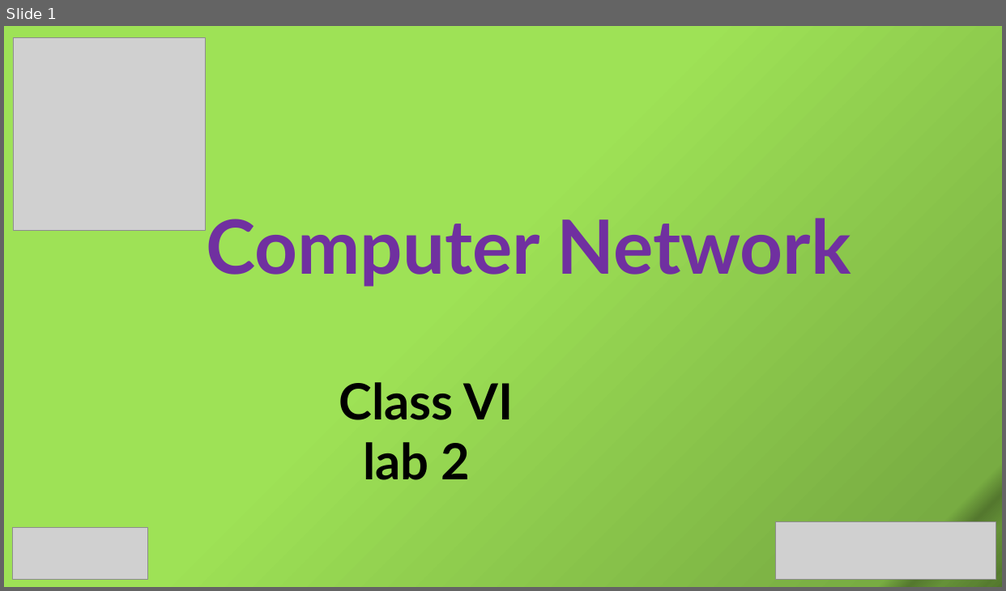
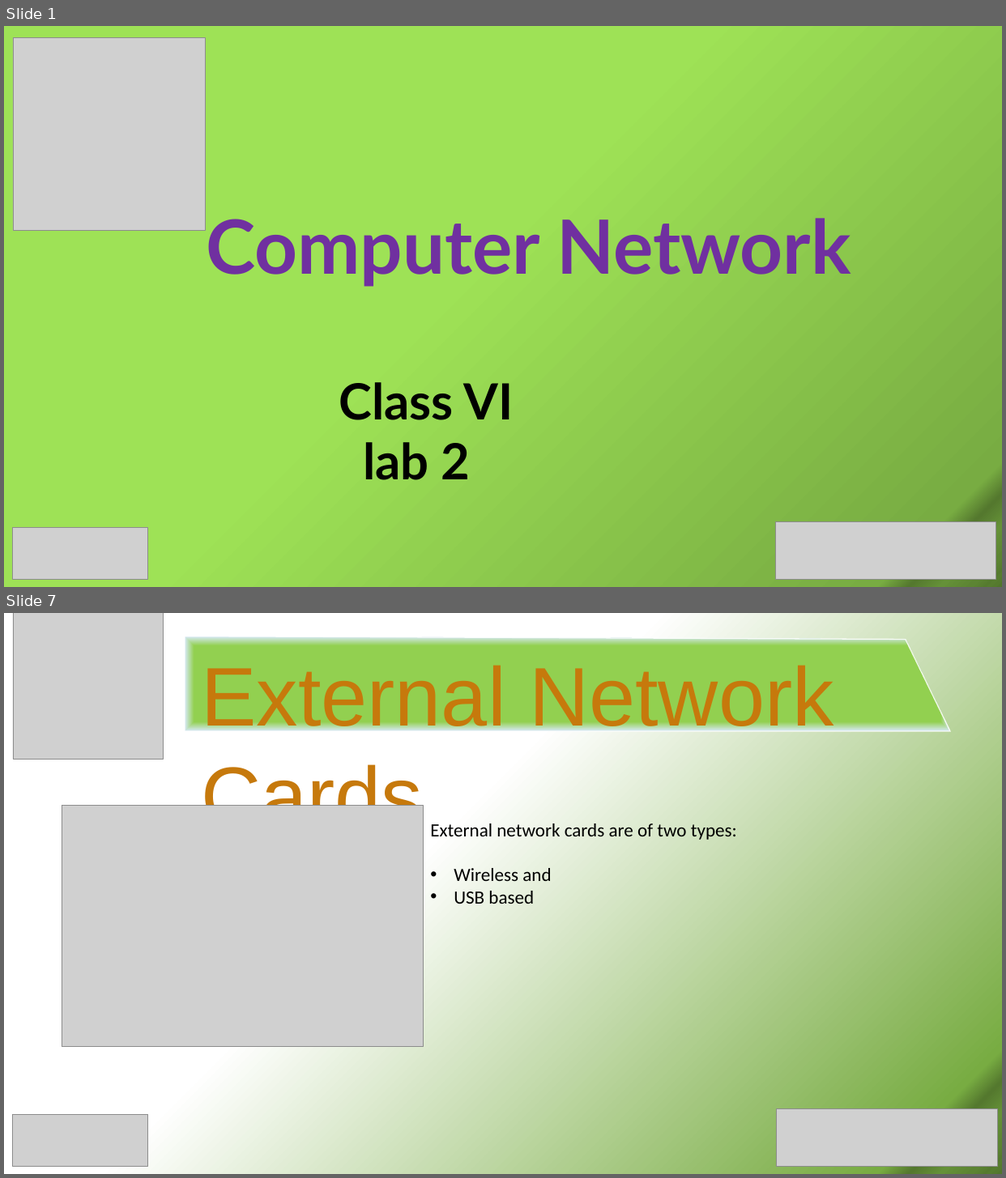
Before and after one commit to SabitDeepto/IIDP, a slide deck: class 6/networking (Lab 1 - 6)/Network 2/2. Presentation/2.pptx. Shown one above the other, each under a label of ours: slide 1 before the commit, slides 1 and 7 after it; the slides between them are not shown. The pictures are 1006x591 and 1006x1178 pixels, drawn with LibreOffice and Linux fonts; fonts in the diff are those of the drawing; grey boxes stand for pictures. Boxes give left, top, right and bottom in pixels: in the first picture for what was removed or moved away, otherwise in the second. Text is boxed around its words. In the diff, an @@ line names an element or a change of style, - is before the commit and + after.

```diff
--- a/class 6/networking (Lab 1 - 6)/Network 2/2. Presentation/2.pptx
+++ b/class 6/networking (Lab 1 - 6)/Network 2/2. Presentation/2.pptx
@@ slide 7 added at (x1=4, y1=613, x2=1002, y2=1174), background gradient #FFFFFF to #78AC42 to #54782E to #659138 to #5C8433 to #557A2F to #577D30 to #52762D @@
@@ picture added at (x1=13, y1=613, x2=164, y2=759) @@
@@ freeform shape added at (x1=185, y1=636, x2=950, y2=731), fill gradient #92D050 to #D8E9FA, outline #FFFFFF 1 pt @@
@@ text added at (x1=202, y1=666, x2=833, y2=841), 80 pt, text #C6790C @@
+External Network Cards
@@ picture added at (x1=62, y1=806, x2=424, y2=1046) @@
@@ text added at (x1=430, y1=824, x2=737, y2=904), 18 pt, text #000000 @@
+External network cards are of two types:
+• Wireless and
+• USB based
@@ picture added at (x1=13, y1=1114, x2=147, y2=1166) @@
@@ picture added at (x1=777, y1=1110, x2=997, y2=1167) @@
```
Also in this commit, not shown: 6 other slides added, 1 slide removed, 43 other files.
